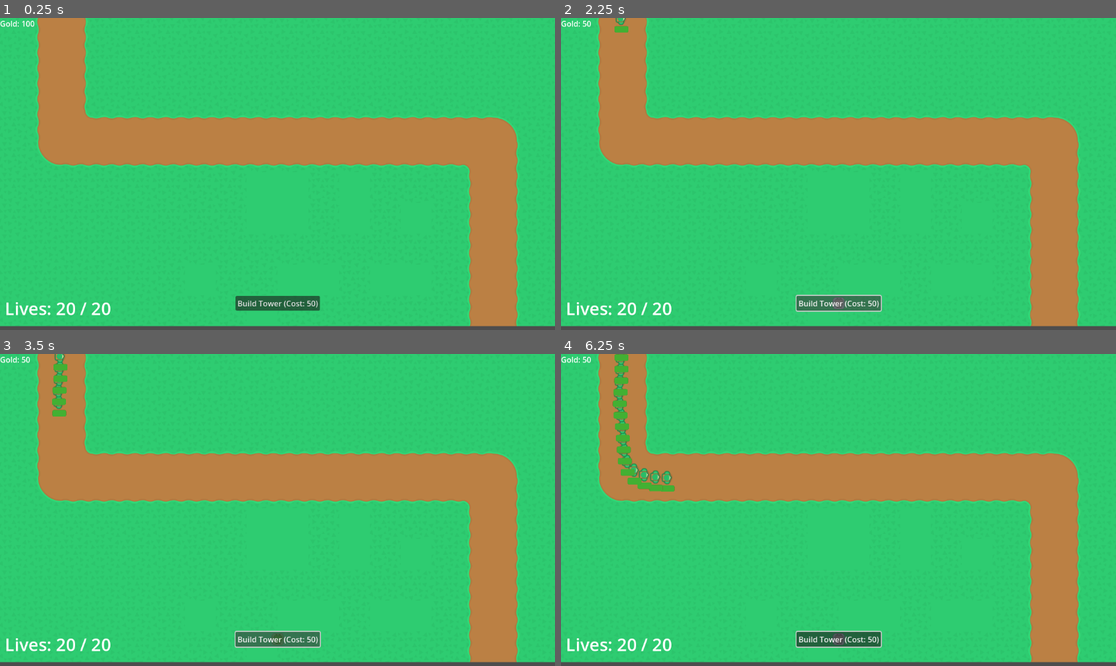
Above: before the commit, frames 1-4 (two rows, left to right).
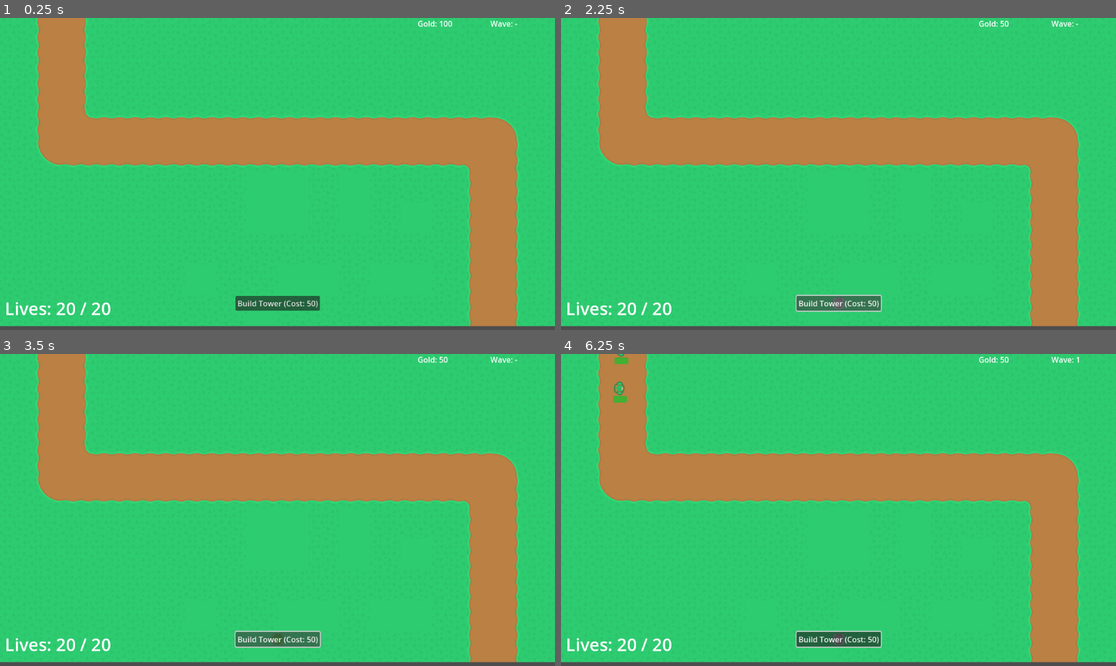
Above: after the commit, the same moments.

Repository: xMOROx/tower-defense-2d
Game: Godot game, scene res://game.tscn
Same seed, same stepped clock (60 frames per second), same inputs: the game is played once before the commit and once after it.
Inputs (mouse positions are in pixels of both pictures, inside the frame that each line leads up to):
- Up to frame 1 (0.25 s): no input
- Up to frame 2 (2.25 s): click "Build Tower (Cost: 50)" at 0.5 s; click "Build Tower (Cost: 50)" at 1.25 s; click "Build Tower (Cost: 50)" at 2 s
- Up to frame 3 (3.5 s): click (277, 637) at 2.92 s
- Up to frame 4 (6.25 s): click (838, 637) at 3.67 s; move the mouse to (894, 441) at 4.27 s; click (894, 441) at 4.42 s; move the mouse to (810, 572) at 5.02 s; click (810, 572) at 5.17 s; move the mouse to (1005, 556) at 5.77 s; click (1005, 556) at 5.92 s

The runs differ from the first frame. In frame 1, 0.2% of the frame differs, in the area x 0-94%, y 0-3%; in frame 2, 0.3%; in frame 3, 0.6%; in frame 4, 1.4%, in the area x 0-94%, y 0-45%.

Commit message:
Create wave system (#9)
* Create wave system

* Create wave for first map

* Restore removed code

Diff:
--- /dev/null
+++ b/assets/waves/map1.json
@@ -0,0 +1,46 @@
+[
+	{
+		"wave_name": "Wave 1: The Basics",
+		"spawns": [
+			{
+				"enemy_scene_path": "res://enemies/enemy.tscn",
+				"count": 5.0,
+				"interval": 1.0,
+				"start_delay": 0.1
+			}
+		]
+	},
+	{
+		"wave_name": "Wave 2: More!",
+		"spawns": [
+			{
+				"enemy_scene_path": "res://enemies/enemy.tscn",
+				"count": 8.0,
+				"interval": 0.8,
+				"start_delay": 0.1
+			}
+		]
+	},
+	{
+		"wave_name": "Wave 3: Faster Intro",
+		"spawns": [
+			{
+				"enemy_scene_path": "res://enemies/enemy.tscn",
+				"count": 10.0,
+				"interval": 0.6,
+				"start_delay": 0.1
+			}
+		]
+	},
+	{
+		"wave_name": "Wave 4: Escalation",
+		"spawns": [
+			{
+				"enemy_scene_path": "res://enemies/enemy.tscn",
+				"count": 15.0,
+				"interval": 0.5,
+				"start_delay": 0.1
+			}
+		]
+	}
+]
--- /dev/null
+++ b/enemies/WaveManager.tscn
@@ -0,0 +1,12 @@
+[gd_scene load_steps=2 format=3 uid="uid://dypncu8rnysyf"]
+
+[ext_resource type="Script" uid="uid://cn8hu2jru2qeo" path="res://scripts/wave_manager.gd" id="1_raetk"]
+
+[node name="WaveManager" type="Node"]
+script = ExtResource("1_raetk")
+
+[node name="IntermissionTimer" type="Timer" parent="."]
+one_shot = true
+
+[node name="SpawnTimer" type="Timer" parent="."]
+one_shot = true
--- a/game.tscn
+++ b/game.tscn
@@ -1,9 +1,10 @@
-[gd_scene load_steps=12 format=4 uid="uid://qta8rqnak8kh"]
+[gd_scene load_steps=13 format=4 uid="uid://qta8rqnak8kh"]
 
 [ext_resource type="Script" uid="uid://cmvcy8212tli5" path="res://game.gd" id="1_j5wjh"]
 [ext_resource type="Script" uid="uid://dadif0l11mskl" path="res://scripts/Spawner.gd" id="2_feb5d"]
 [ext_resource type="TileSet" uid="uid://clhx4yx22v4j6" path="res://assets/tiles/terrain.tres" id="3_eow3j"]
 [ext_resource type="PackedScene" uid="uid://cdbsdv6gi1k0g" path="res://enemies/enemy.tscn" id="3_feb5d"]
+[ext_resource type="PackedScene" uid="uid://dypncu8rnysyf" path="res://enemies/WaveManager.tscn" id="3_j5wjh"]
 [ext_resource type="PackedScene" uid="uid://dsdhiykb81bg" path="res://towers/tower.tscn" id="4_fc0e3"]
 [ext_resource type="Script" uid="uid://etm7lcl52ic" path="res://scripts/hud.gd" id="6_ryrav"]
 [ext_resource type="PackedScene" uid="uid://dhic07exb4uhr" path="res://UI/TowerUpgradeMenu.tscn" id="7_eow3j"]
@@ -31,17 +32,19 @@
 tile_map_data = PackedByteArray("AAAAAAAAAgABAAEAAAAAAAEAAgABAAEAAAAAAAIAAgABAAEAAAAAAAMAAgABAAEAAAAAAAQAAgABAAEAAAAAAA …(2800 unchanged characters)…
 tile_set = ExtResource("3_eow3j")
 
+[node name="WaveManager" parent="." instance=ExtResource("3_j5wjh")]
+spawner_node_path = NodePath("../EnemySpawner")
+wave_data_file = "res://assets/waves/map1.json"
+
 [node name="EnemySpawner" type="Node2D" parent="."]
 position = Vector2(127, -15)
 script = ExtResource("2_feb5d")
 enemy_scene = ExtResource("3_feb5d")
-enemy_path_nodepath = NodePath("../Path2D")
+enemy_path_nodepath = NodePath("../EnemyPath")
 
-[node name="Timer" type="Timer" parent="EnemySpawner"]
-wait_time = 2.0
-autostart = true
+[node name="EnemyContainer" type="Node" parent="EnemySpawner"]
 
-[node name="Path2D" type="Path2D" parent="."]
+[node name="EnemyPath" type="Path2D" parent="."]
 curve = SubResource("Curve2D_fc0e3")
 
 [node name="HUD" type="CanvasLayer" parent="."]
@@ -58,7 +61,13 @@
 theme_override_font_sizes/font_size = 36
 
 [node name="CurrencyLabel" type="Label" parent="HUD"]
-offset_right = 40.0
+offset_left = 867.0
+offset_right = 992.0
+offset_bottom = 23.0
+
+[node name="WaveLabel" type="Label" parent="HUD"]
+offset_left = 1018.0
+offset_right = 1151.0
 offset_bottom = 23.0
 
 [node name="TowerUpgradeMenu" parent="HUD" instance=ExtResource("7_eow3j")]
--- a/scripts/Spawner.gd
+++ b/scripts/Spawner.gd
@@ -2,10 +2,8 @@
 
 @export var enemy_scene: PackedScene = null
 @export var enemy_path_nodepath: NodePath = NodePath()
-@export var spawn_interval: float = 0.3
 
 var path_node: Path2D = null
-@onready var timer: Timer = $Timer
 
 
 func _ready():
@@ -20,6 +18,7 @@
 		return
 
 	path_node = get_node_or_null(enemy_path_nodepath)
+
 	if path_node == null:
 		printerr("Spawner Error: Could not find the Path2D node at path: ", enemy_path_nodepath)
 		set_process(false)
@@ -29,41 +28,37 @@
 		set_process(false)
 		return
 
-	if timer == null:
-		printerr("Spawner Error: Timer node not found as a child!")
-		set_process(false)
-		return
-
-	timer.wait_time = spawn_interval
-	timer.timeout.connect(_on_timer_timeout)
-
 
 	print("Spawner ready. Enemy scene: ", enemy_scene.resource_path)
 	print("Spawner path: ", path_node.name)
-	print("Spawner interval: ", timer.wait_time)
 
 
-func _on_timer_timeout():
-	if enemy_scene == null or path_node == null:
-		printerr("Spawner Error: Cannot spawn enemy, scene or path is missing.")
-		timer.stop()
-		return
+func spawn_specific_enemy(enemy_scene_to_spawn: PackedScene) -> Node2D:
+	if path_node == null:
+		printerr("Spawner Error: Cannot spawn, path_node is null.")
+		return null
+	if enemy_scene_to_spawn == null:
+		printerr("Spawner Error: Cannot spawn, provided enemy_scene is null.")
+		return null
 
-	print("Timer timeout! Spawning enemy.")
-	var new_enemy = enemy_scene.instantiate()
+	var new_enemy = enemy_scene_to_spawn.instantiate()
 
 	if not new_enemy is Node2D:
-		printerr("Spawner Error: Instantiated scene root is not a Node2D/CharacterBody2D!")
+		printerr("Spawner Error: Instantiated scene root is not Node2D!")
 		if new_enemy: new_enemy.queue_free()
-		return
+		return null
 
 	if not new_enemy.has_method("set_path"):
-		printerr("Spawner Error: The enemy scene's script is missing the 'set_path' function!")
+		printerr("Spawner Error: Enemy scene missing 'set_path' function!")
 		new_enemy.queue_free()
-		return
+		return null
 
-	add_child(new_enemy)
+	var enemies_container = get_node_or_null("EnemyContainer")
+	if enemies_container:
+		enemies_container.add_child(new_enemy)
+	else:
+		printerr("Spawner Warning: EnemiesContainer node not found, adding enemy as child of spawner.")
+		add_child(new_enemy) # Fallback
 
 	new_enemy.set_path(path_node)
-
-	print("Enemy spawned and path set.")
+	return new_enemy
--- a/scripts/enemy.gd
+++ b/scripts/enemy.gd
@@ -1,6 +1,9 @@
 extends CharacterBody2D
 
-@export var speed: float = 100.0  # Pixels per second
+signal died(enemy_instance)
+signal leaked(enemy_instance)
+
+@export var speed: float = 100.0 # Pixels per second
 @export var max_health: float = 10.0
 @export var currency_reward: int = 5
 @export var show_health_bar: bool = true
@@ -14,9 +17,6 @@
 var path_progress: float = 0.0
 
 @onready var health_bar: ProgressBar = $HealthBar
-
-
-signal died
 
 
 func _ready():
@@ -75,13 +75,11 @@
 	var path_length = path_curve.get_baked_length()
 
 	if path_progress >= path_length:
-		print("Enemy reached the end! (Leaked)")
-
-		GameManager.lose_life()
-
-
-		queue_free()
-		return
+			print(name, "leaked.")
+			GameManager.lose_life()
+			emit_signal("leaked", self)
+			queue_free()
+			return
 
 	var next_position = path_curve.sample_baked(path_progress, true)
 
@@ -100,17 +98,12 @@
 		elif show_health_bar:
 			health_bar.visible = (current_health > 0)
 
-	if current_health <= 0:
+	if current_health <= 0 and not is_queued_for_deletion():
 		die()
 
 func die():
-	print(name + " died!")
-	# Future: Add explosion effect, etc.
-
+	print(name, "died.")
 	GameManager.add_currency(currency_reward)
-
-	if health_bar:
-		health_bar.visible = false
-
-	emit_signal("died")
-	queue_free()
+	if health_bar: health_bar.visible = false
+	died.emit(self)
+	call_deferred("queue_free")
--- a/scripts/game_manager.gd
+++ b/scripts/game_manager.gd
@@ -1,33 +1,36 @@
+# GameManager.gd
 extends Node
 
 signal lives_changed(current_lives)
 signal currency_changed(current_currency)
-
+signal wave_changed(current_wave)
 
 # --- Player Stats ---
 const MAX_LIVES: int = 20
 var current_lives: int = MAX_LIVES
+var current_currency: int = 100
 
-var current_currency: int = 100 # Starting currency
+# --- Game State ---
+var current_wave_number: int = 0 # Start at 0, wave 1 is the first playable
 
 func _ready():
 	current_lives = MAX_LIVES
 	current_currency = 100
+	current_wave_number = 0
 	print("GameManager Ready. Lives:", current_lives, "Currency:", current_currency)
 
+# --- Lives ---
 func lose_life():
 	if current_lives > 0:
 		current_lives -= 1
-		print("Life lost! Remaining lives:", current_lives)
 		emit_signal("lives_changed", current_lives)
-
 		if current_lives <= 0:
 			game_over()
 
+# --- Currency ---
 func add_currency(amount: int):
 	current_currency += amount
 	emit_signal("currency_changed", current_currency)
-	print("Added currency:", amount, " Total:", current_currency)
 
 func can_afford(cost: int) -> bool:
 	return current_currency >= cost
@@ -36,22 +39,25 @@
 	if can_afford(cost):
 		current_currency -= cost
 		emit_signal("currency_changed", current_currency)
-		print("Spent currency:", cost, " Remaining:", current_currency)
 		return true
 	else:
-		print("Not enough currency! Need:", cost, " Have:", current_currency)
 		return false
 
+# --- Wave Management ---
+func set_wave(wave_num: int):
+	current_wave_number = wave_num
+	emit_signal("wave_changed", current_wave_number)
+	print("GameManager: Wave set to", current_wave_number)
+
+func get_current_wave() -> int:
+	return current_wave_number
+
 # --- Getters ---
-func get_lives() -> int:
-	return current_lives
+func get_lives() -> int: return current_lives
+func get_max_lives() -> int: return MAX_LIVES
+func get_currency() -> int: return current_currency
 
-func get_max_lives() -> int:
-	return MAX_LIVES
-
-func get_currency() -> int:
-	return current_currency
-
+# --- Game Over ---
 func game_over():
 	print("GAME OVER!")
 	get_tree().paused = true
--- a/scripts/hud.gd
+++ b/scripts/hud.gd
@@ -2,6 +2,7 @@
 
 @onready var lives_label: Label = $LivesLabel
 @onready var currency_label: Label = $CurrencyLabel
+@onready var wave_label: Label = $WaveLabel
 @onready var upgrade_menu: Control = $TowerUpgradeMenu
 
 
@@ -10,6 +11,7 @@
 func _ready():
 	if lives_label == null: printerr("HUD Error: LivesLabel node not found!")
 	if currency_label == null: printerr("HUD Error: CurrencyLabel node not found!")
+	if wave_label == null: printerr("HUD Error: WaveLabel node not found!")
 	if upgrade_menu == null: printerr("Main Scene Error: TowerUpgradeMenu node not found!")
 
 	if upgrade_menu:
@@ -17,9 +19,12 @@
 
 	GameManager.lives_changed.connect(_on_lives_changed)
 	GameManager.currency_changed.connect(_on_currency_changed)
+	GameManager.wave_changed.connect(_on_wave_changed)
+
 
 	_update_lives_display(GameManager.get_lives())
 	_update_currency_display(GameManager.get_currency())
+	_update_wave_display(GameManager.get_current_wave())
 
 func _on_tower_show_upgrade_menu(tower: Node) -> void:
 	if not is_instance_valid(tower):
@@ -62,6 +67,8 @@
 func _on_currency_changed(current_currency: int):
 	_update_currency_display(current_currency)
 
+func _on_wave_changed(current_wave: int):
+	_update_wave_display(current_wave)
 
 
 func _update_lives_display(current_lives: int):
@@ -76,3 +83,10 @@
 func _update_currency_display(current_currency: int):
 	if currency_label:
 		currency_label.text = "Gold: %d" % current_currency
+
+func _update_wave_display(current_wave: int):
+	if wave_label:
+		if current_wave > 0:
+			wave_label.text = "Wave: %d" % current_wave
+		else:
+			wave_label.text = "Wave: -"
--- a/scripts/projectile.gd
+++ b/scripts/projectile.gd
@@ -3,8 +3,8 @@
 @export var speed: float = 400.0 # Pixels per second
 
 
-var target: Node2D = null       # The enemy node this projectile is chasing
-var damage: float = 0.0         # Damage to deal upon hit
+var target: Node2D = null # The enemy node this projectile is chasing
+var damage: float = 0.0 # Damage to deal upon hit
 
 # Optional: Set a maximum lifetime to prevent stray projectiles
 @onready var lifetime_timer: Timer = Timer.new()
--- a/scripts/tower.gd
+++ b/scripts/tower.gd
@@ -35,7 +35,7 @@
 
 # --- Range Indicator State ---
 var _is_showing_range: bool = false
-var ready_to_shoot: bool = true  # New state variable for readiness
+var ready_to_shoot: bool = true # New state variable for readiness
 var is_placed: bool = false
 
 
@@ -96,7 +96,7 @@
 			if body.has_signal("died"):
 				if not body.is_connected("died", _on_target_died):
 					var flags = CONNECT_REFERENCE_COUNTED | CONNECT_ONE_SHOT
-					body.died.connect(_on_target_died.bind(body), flags)
+					body.died.connect(_on_target_died, flags)
 
 func _on_detection_range_body_exited(body: Node2D):
 	if not is_placed:
@@ -158,9 +158,9 @@
 			if new_projectile: new_projectile.queue_free()
 			return
 
-		get_tree().root.add_child(new_projectile)
+		get_tree().root.call_deferred("add_child", new_projectile)
 		new_projectile.global_position = global_position
-		new_projectile.launch(enemy_to_attack, current_attack_damage)
+		new_projectile.call_deferred("launch", enemy_to_attack, current_attack_damage)
 
 		attack_timer.start()
 
@@ -194,5 +194,3 @@
 		print(name + " range upgraded! Lvl:", current_level, " New radius:", current_range_radius, " Next cost:", get_range_upgrade_cost())
 	else:
 		printerr(name + " cannot upgrade range: Invalid shape node.")
-
-# --- Helper Functions ---
--- /dev/null
+++ b/scripts/wave_manager.gd
@@ -0,0 +1,241 @@
+extends Node
+
+signal all_waves_completed
+signal wave_cleared(wave_number)
+signal intermission_started(duration)
+
+@export var intermission_duration: float = 5.0
+@export var spawner_node_path: NodePath = NodePath()
+@export var wave_data_file: String = ""
+
+const SPAWN_INTERVAL_SCALING: float = 0.95
+
+enum State {INIT, INTERMISSION, SPAWNING, WAVE_ACTIVE, FINISHED}
+var current_state: State = State.INIT
+
+@onready var intermission_timer: Timer = $IntermissionTimer
+@onready var spawn_timer: Timer = $SpawnTimer
+
+var spawner: Node
+var _processed_wave_definitions: Array = []
+var current_wave_index: int = -1
+var wave_spawn_data: Array = []
+var current_spawn_group_index: int = 0
+var enemies_alive_this_wave: int = 0
+var total_enemies_this_wave: int = 0
+var enemies_spawned_this_wave: int = 0
+
+func _ready():
+	if not _validate_dependencies():
+		set_process(false)
+		return
+
+	if not _load_and_process_wave_data():
+		set_process(false)
+		return
+
+	intermission_timer.timeout.connect(_on_intermission_timer_timeout)
+	spawn_timer.timeout.connect(_spawn_next_enemy)
+
+	print("WaveManager Ready. Loaded", _processed_wave_definitions.size(), "waves from", wave_data_file)
+	_start_intermission()
+
+func _validate_dependencies() -> bool:
+	if spawner_node_path.is_empty():
+		printerr("WaveManager Error: Spawner Node Path not set!")
+		return false
+	spawner = get_node_or_null(spawner_node_path)
+	if spawner == null or not spawner.has_method("spawn_specific_enemy"):
+		printerr("WaveManager Error: Invalid Spawner node or spawner missing required method!")
+		return false
+	if intermission_timer == null or spawn_timer == null:
+		printerr("WaveManager Error: Timer nodes not found!")
+		return false
+	return true
+
+func _load_and_process_wave_data() -> bool:
+	if not FileAccess.file_exists(wave_data_file):
+		printerr("WaveManager Error: Wave data file not found at: ", wave_data_file)
+		return false
+
+	var file = FileAccess.open(wave_data_file, FileAccess.READ)
+	if file == null:
+		printerr("WaveManager Error: Could not open wave data file. Error code: ", FileAccess.get_open_error())
+		return false
+
+	var json_string = file.get_as_text()
+	file.close()
+
+	var json_parser_result = JSON.parse_string(json_string)
+	if json_parser_result == null:
+		printerr("WaveManager Error: Failed to parse JSON from file: ", wave_data_file, ". Check JSON syntax.")
+		return false
+
+	if not json_parser_result is Array:
+		printerr("WaveManager Error: Root of JSON file must be an Array of wave objects.")
+		return false
+
+	var loaded_data = json_parser_result
+	_processed_wave_definitions = []
+
+	for i in range(loaded_data.size()):
+		var wave_def = loaded_data[i]
+		if not wave_def is Dictionary or not wave_def.has("spawns") or not wave_def["spawns"] is Array:
+			printerr("WaveManager Error: Invalid wave definition format at index ", i)
+			continue
+
+		var processed_wave = wave_def.duplicate(true)
+		processed_wave["spawns"] = []
+		var wave_valid = true
+
+		for j in range(wave_def["spawns"].size()):
+			var spawn_group_data = wave_def["spawns"][j]
+			if not spawn_group_data is Dictionary or not spawn_group_data.has("enemy_scene_path"):
+				printerr("WaveManager Error: Invalid spawn group format in wave ", i, " group ", j)
+				wave_valid = false
+				break
+
+			var path = spawn_group_data["enemy_scene_path"]
+			if not ResourceLoader.exists(path):
+				printerr("WaveManager Error: Enemy scene file not found at path '", path, "' referenced in wave ", i)
+				wave_valid = false
+				break
+
+			var scene_resource = load(path) as PackedScene
+			if scene_resource == null:
+				printerr("WaveManager Error: Failed to load enemy scene as PackedScene from path '", path, "' in wave ", i)
+				wave_valid = false
+				break
+
+			var processed_group = spawn_group_data.duplicate()
+			processed_group["scene_resource"] = scene_resource
+			processed_wave["spawns"].append(processed_group)
+
+		if wave_valid:
+			_processed_wave_definitions.append(processed_wave)
+
+	if _processed_wave_definitions.is_empty() and not loaded_data.is_empty():
+		printerr("WaveManager Error: No valid waves were processed from the data file!")
+		return false
+	elif _processed_wave_definitions.is_empty():
+		printerr("WaveManager Warning: Wave data file seems empty or contains no waves.")
+
+	return true
+
+
+func _start_intermission():
+	current_state = State.INTERMISSION
+	intermission_timer.wait_time = intermission_duration
+	intermission_timer.start()
+	emit_signal("intermission_started", intermission_duration)
+	GameManager.set_wave(current_wave_index + 1)
+
+
+func _on_intermission_timer_timeout():
+	_start_next_wave()
+
+
+func _start_next_wave():
+	current_wave_index += 1
+	if current_wave_index >= _processed_wave_definitions.size():
+		_all_waves_completed()
+		return
+
+	current_state = State.SPAWNING
+	GameManager.set_wave(current_wave_index + 1)
+
+	wave_spawn_data = []
+	total_enemies_this_wave = 0
+	var current_wave_def = _processed_wave_definitions[current_wave_index]
+
+	for spawn_group in current_wave_def["spawns"]:
+		var count = spawn_group["count"]
+		wave_spawn_data.append({
+			"scene_resource": spawn_group["scene_resource"],
+			"remaining": count,
+			"interval": max(0.1, spawn_group["interval"] * pow(SPAWN_INTERVAL_SCALING, current_wave_index)),
+			"start_delay": spawn_group.get("start_delay", 0.0)
+		})
+		total_enemies_this_wave += count
+
+	enemies_alive_this_wave = 0
+	enemies_spawned_this_wave = 0
+	current_spawn_group_index = 0
+
+	print("WaveManager: Starting Wave ", GameManager.get_current_wave(), " (", current_wave_def.get("wave_name", "Unnamed"), ") with ", total_enemies_this_wave, " enemies.")
+	_trigger_next_spawn_group()
+
+
+func _trigger_next_spawn_group():
+	if current_spawn_group_index >= wave_spawn_data.size():
+		if enemies_spawned_this_wave >= total_enemies_this_wave:
+			current_state = State.WAVE_ACTIVE
+			if enemies_alive_this_wave <= 0:
+				_wave_cleared()
+		return
+
+	var group_data = wave_spawn_data[current_spawn_group_index]
+
+	var group_info_from_def = _processed_wave_definitions[current_wave_index]["spawns"][current_spawn_group_index]
+	var is_first_spawn_in_group = (group_data["remaining"] == group_info_from_def["count"])
+
+	spawn_timer.wait_time = group_data["start_delay"] if is_first_spawn_in_group else group_data["interval"]
+	spawn_timer.start()
+
+
+func _spawn_next_enemy():
+	if current_state != State.SPAWNING: return
+
+	if current_spawn_group_index >= wave_spawn_data.size():
+		printerr("WaveManager Error: Tried to spawn with invalid spawn group index.")
+		current_state = State.WAVE_ACTIVE
+		if enemies_alive_this_wave <= 0: _wave_cleared()
+		return
+
+	var group_data = wave_spawn_data[current_spawn_group_index]
+
+	var new_enemy = spawner.spawn_specific_enemy(group_data["scene_resource"])
+	if new_enemy:
+		enemies_spawned_this_wave += 1
+		enemies_alive_this_wave += 1
+		new_enemy.died.connect(_on_enemy_removed, CONNECT_ONE_SHOT | CONNECT_REFERENCE_COUNTED)
+		new_enemy.leaked.connect(_on_enemy_removed, CONNECT_ONE_SHOT | CONNECT_REFERENCE_COUNTED)
+
+	group_data["remaining"] -= 1
+
+	var current_group_finished = (group_data["remaining"] <= 0)
+	if current_group_finished:
+		current_spawn_group_index += 1
+
+	var more_enemies_in_wave = (enemies_spawned_this_wave < total_enemies_this_wave)
+
+	if more_enemies_in_wave:
+		_trigger_next_spawn_group()
+	else:
+		print("WaveManager: All enemies for wave ", GameManager.get_current_wave(), " triggered for spawning.")
+		current_state = State.WAVE_ACTIVE
+		if enemies_alive_this_wave <= 0:
+			_wave_cleared()
+
+
+func _on_enemy_removed(_enemy):
+	if current_state == State.SPAWNING or current_state == State.WAVE_ACTIVE:
+		enemies_alive_this_wave -= 1
+
+		if enemies_alive_this_wave <= 0 and current_state == State.WAVE_ACTIVE:
+			_wave_cleared()
+		elif enemies_alive_this_wave < 0:
+			printerr("WaveManager Warning: enemies_alive_this_wave count went below zero!")
+			enemies_alive_this_wave = 0
+
+
+func _wave_cleared():
+	print("WaveManager: Wave ", GameManager.get_current_wave(), " cleared!")
+	emit_signal("wave_cleared", GameManager.get_current_wave())
+	_start_intermission()
+
+
+func _all_waves_completed():
+	print("WaveManager: All waves completed! VICTORY!")
+	current_state = State.FINISHED
+	emit_signal("all_waves_completed")
Not shown, added: scripts/wave_manager.gd.uid
